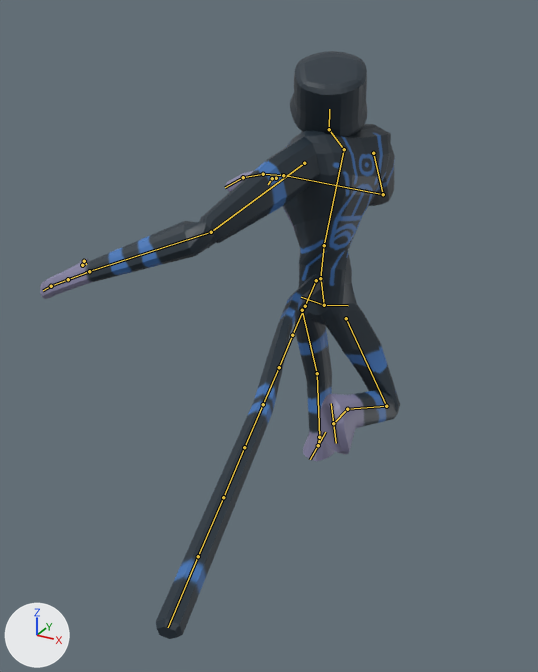
A saved change to the FBX model Q2-2223-T12/Assets/Shreyas/Enemies/SpiderMonkey/SpiderMonkey_WalkFinal.fbx.
Before and after are seen from a 50 mm camera at (1.35, -2.99, 2.17) aimed at (-0.1, -0.36, 0.86). The axes (+X, +Y, +Z) are drawn at lower left. The lights are the same throughout. Both versions are drawn at frame 11 of the action 'Armature|ArmatureAction.001'; the numbers are the values there. The bones that bend it are drawn over the model as lines.
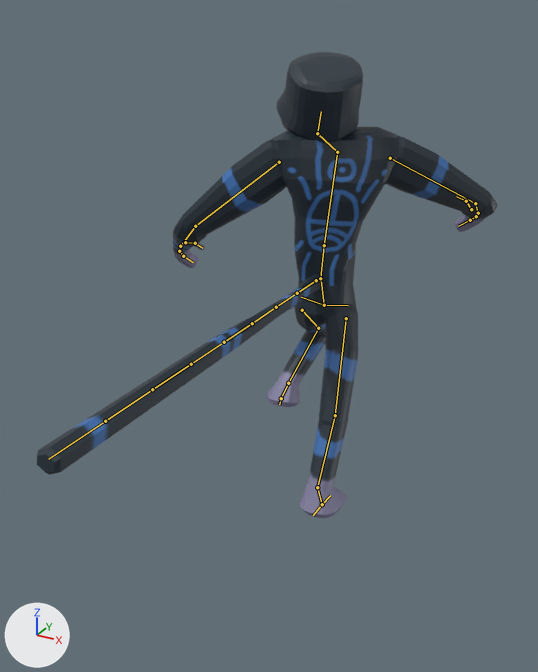
What differs and where, as boxes [x1, y1, x2, y2] in the pictures (538 x 672 px):
'Plane.001', posed (10% narrower, 14% taller): before [40, 51, 400, 461]; after [173, 52, 498, 518]
'Circle', posed (70% wider, 45% shorter): before [156, 274, 324, 639]; after [37, 274, 323, 475]
bone 'Bone.001', root to tip: before (324, 245) to (344, 149); after (324, 245) to (337, 151)
bone 'Bone.002', root to tip: before (344, 149) to (329, 129); after (337, 152) to (317, 133)
bone 'Bone.003.R', root to tip: before (304, 163) to (211, 232); after (279, 162) to (195, 226)
bone 'Bone.004.R', root to tip: before (211, 232) to (85, 272); after (195, 226) to (180, 247)
bone 'Bone.004.L', root to tip: before (383, 194) to (280, 174); after (475, 203) to (478, 213)
bone 'Bone.004', root to tip: before (316, 280) to (305, 306); after (316, 280) to (297, 293)
bone 'Bone.010.R', root to tip: before (302, 310) to (317, 373); after (302, 310) to (318, 328)
bone 'Bone.011.R', root to tip: before (317, 373) to (319, 437); after (318, 328) to (288, 383)
bone 'Bone.012.R', root to tip: before (319, 437) to (318, 445); after (288, 383) to (281, 398)
bone 'Bone.014.R', root to tip: before (318, 445) to (325, 432); after (281, 398) to (281, 398)
bone 'Bone.010.L', root to tip: before (346, 318) to (386, 406); after (346, 318) to (335, 415)
bone 'Bone.011.L', root to tip: before (386, 406) to (347, 409); after (335, 415) to (317, 487)
bone 'Bone.012.L', root to tip: before (347, 409) to (333, 423); after (317, 487) to (322, 504)

What the commit changed:
Bone 'Bone.001' (bone_bone_001) turns from (-63, 66, -68) to (-10, 31, -13) degrees about its own x, y and z.
Bone 'Bone.002' (bone_bone_002) turns from (14, -25, -15) to (6, 5, 39) degrees about its own x, y and z.
Bone 'Bone.003.R' (bone_bone_003_r) turns from (-10, 15, 9) to (-27, 15, 21) degrees about its own x, y and z.
Bone 'Bone.004.R' (bone_bone_004_r) turns from (-78, -37, 52) to (-49, -29, 18) degrees about its own x, y and z.
Bone 'Bone.004.L' (bone_bone_004_l) turns from (-101, -5, 23) to (-48, 24, -21) degrees about its own x, y and z.
Bone 'Bone.004' (bone_bone_004) turns from (9, 7, -13) to (-5, -5, -5) degrees about its own x, y and z.
Bone 'Bone.010.R' (bone_bone_010_r) turns from (-27, -16, -6) to (-9, -7, -44) degrees about its own x, y and z.
Bone 'Bone.011.R' (bone_bone_011_r) turns from (2, 3, 8) to (2, -25, 73) degrees about its own x, y and z.
Bone 'Bone.012.R' (bone_bone_012_r) turns from (24, 13, -2) to (0, 0, 0) degrees about its own x, y and z.
Bone 'Bone.014.R' (bone_bone_014_r) turns from (3, 1, -22) to (0, 0, 0) degrees about its own x, y and z.
Bone 'Bone.010.L' (bone_bone_010_l) turns from (8, 30, -7) to (-16, -21, -27) degrees about its own x, y and z.
Bone 'Bone.011.L' (bone_bone_011_l) turns from (34, -5, -94) to (-3, 7, 18) degrees about its own x, y and z.
Bone 'Bone.012.L' (bone_bone_012_l) turns from (0, 0, 0) to (20, -3, 1) degrees about its own x, y and z.
